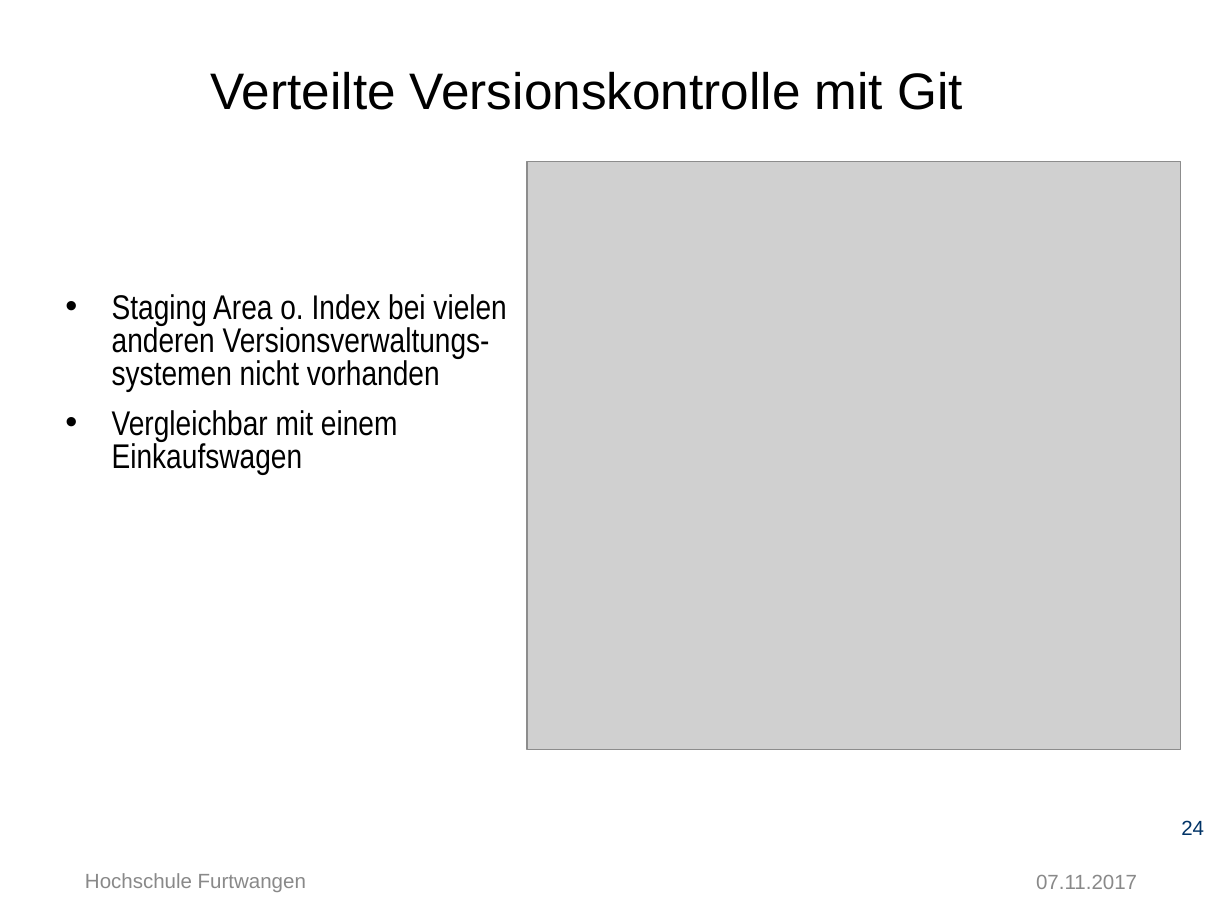
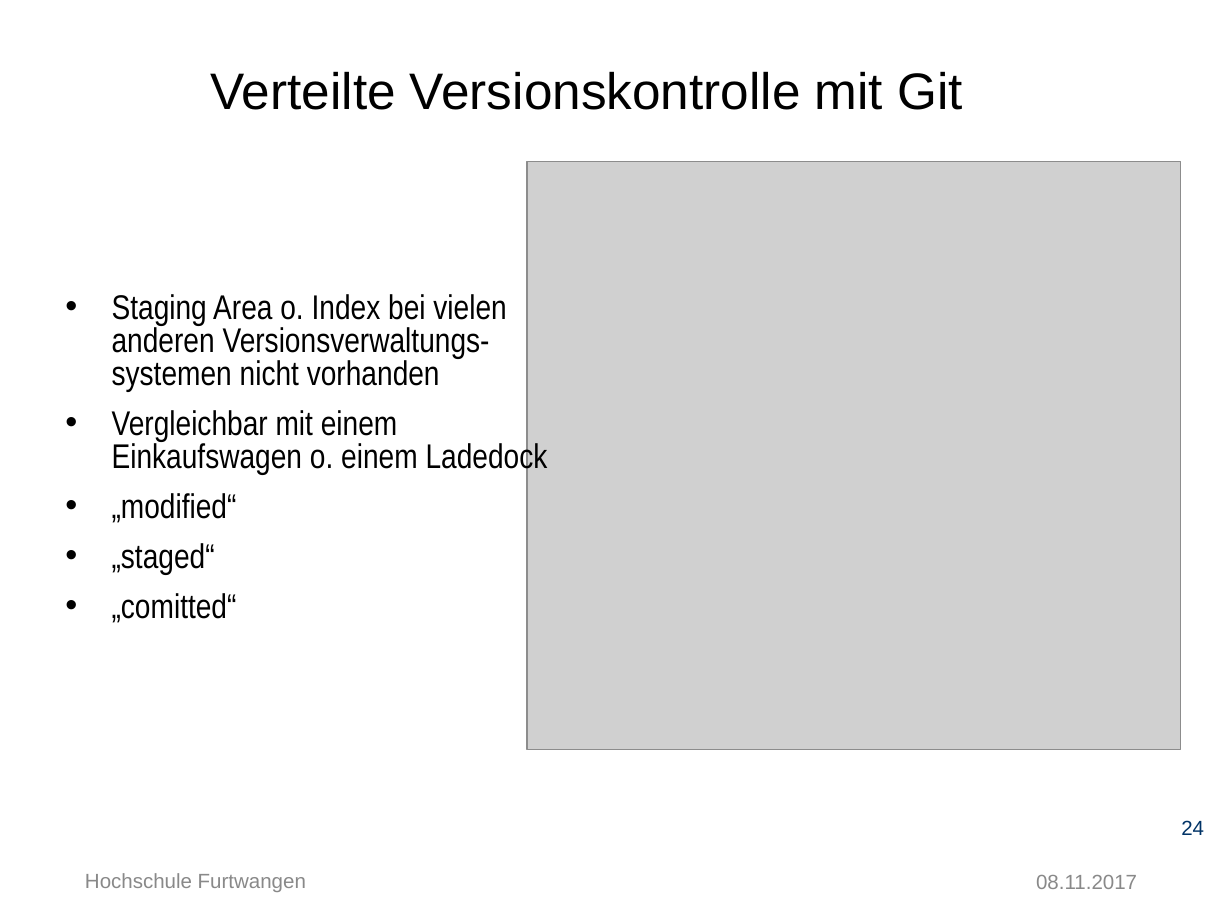
Before and after one commit to Ertugrul-Furtwangen/Erti, a slide deck: slide 24 of Thesis-Präsentation.pptx. Drawn at 1232x924 pixels with LibreOffice and Linux fonts; fonts in the diff are those of the drawing; grey boxes stand for pictures; background and template pictures are left out. Boxes give left, top, right and bottom in pixels: in the first picture for what was removed or moved away, otherwise in the second. Text is boxed around its words. In the diff, an @@ line names an element or a change of style, - is before the commit and + after.

```diff
--- a/Thesis-Präsentation.pptx
+++ b/Thesis-Präsentation.pptx
@@ text at [112,410,548,623]: text changed @@
-• Vergleichbar mit einem
-  Einkaufswagen
+• Vergleichbar mit einem
+  Einkaufswagen o. einem Ladedock
+• „modified“
+• „staged“
+• „comitted“
@@ text at [1036,875,1137,889]: text changed @@
-07.11.2017
+08.11.2017
```
Also in this commit, not shown: 25 other slides changed, 4 slides added.
